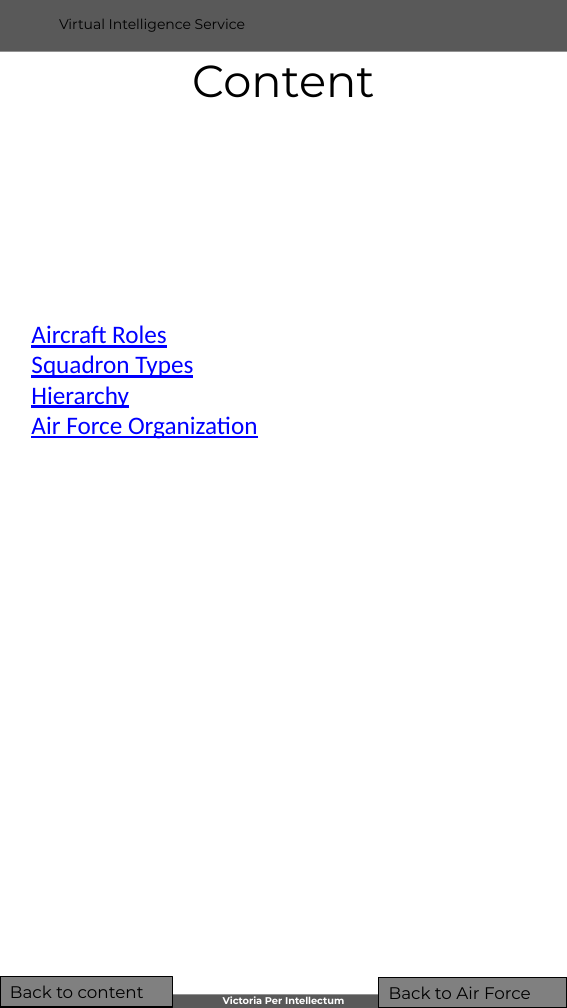
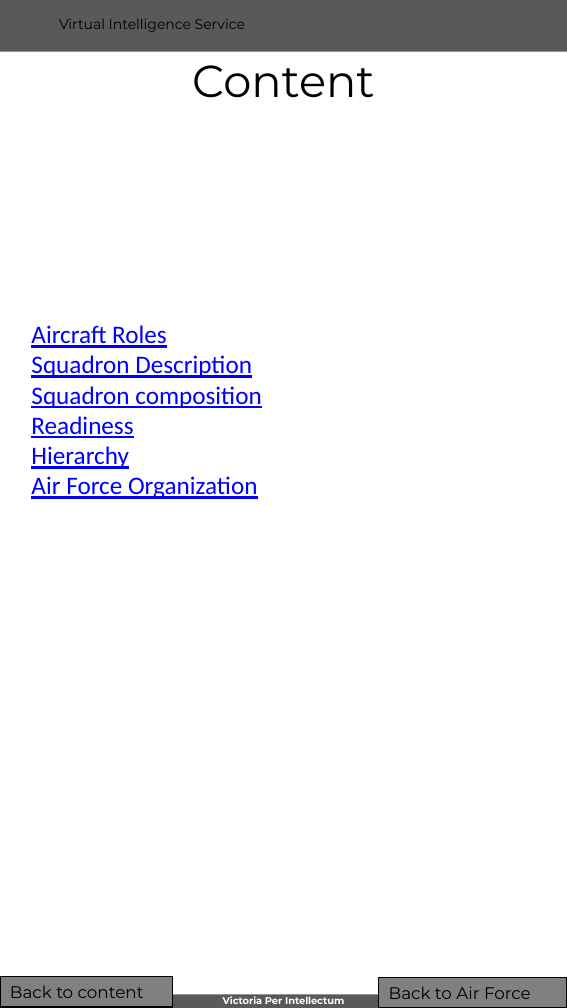
Before and after one commit to 132nd-vWing/VIS, a slide deck: slide 4 of BASIC/WIP/VIS Generic_Order_of_Battle - Air Forces.pptx (slide 3 before the commit). Drawn at 567x1008 pixels with LibreOffice and Linux fonts; fonts in the diff are those of the drawing; background and template pictures are left out. Boxes give left, top, right and bottom in pixels: in the first picture for what was removed or moved away, otherwise in the second. Text is boxed around its words. In the diff, an @@ line names an element or a change of style, - is before the commit and + after.

```diff
--- a/BASIC/WIP/VIS Generic_Order_of_Battle - Air Forces.pptx
+++ b/BASIC/WIP/VIS Generic_Order_of_Battle - Air Forces.pptx
@@ text at (x1=31, y1=355, x2=261, y2=438): text changed @@
-Squadron Types
+Squadron Description
+Squadron composition
+Readiness
```
Also in this commit, not shown: 6 other slides changed, 4 slides added, 5 other files.
